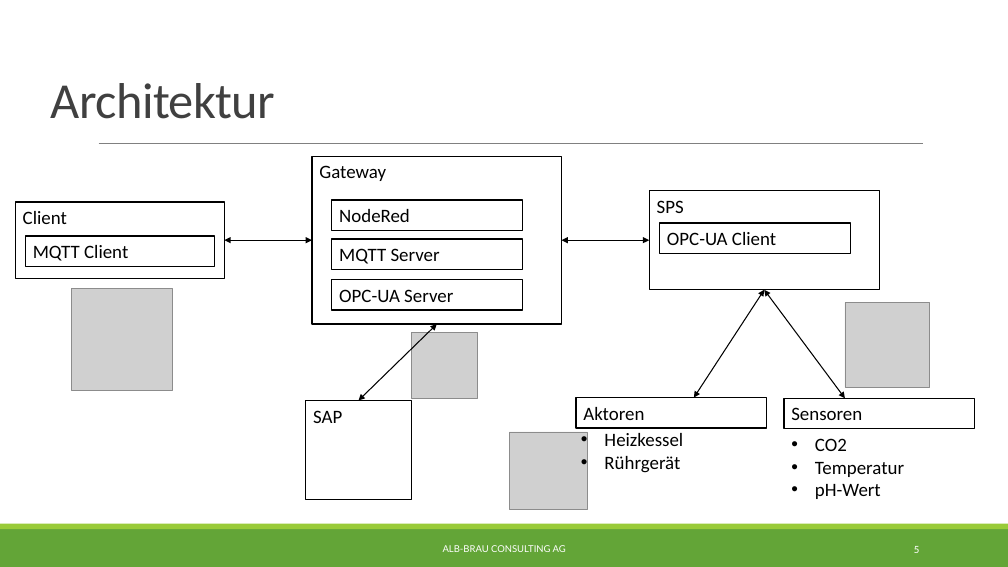
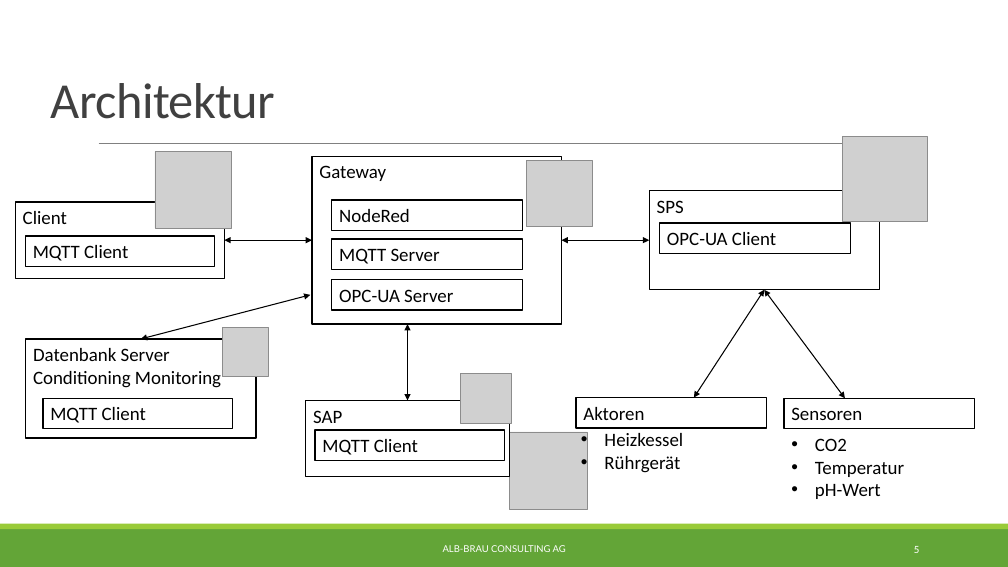
Before and after one commit to albae3333/DigitaleFabrik, a slide deck: slide 5 of Präsentation/Präsentation.pptx. Drawn at 1008x567 pixels with LibreOffice and Linux fonts; fonts in the diff are those of the drawing; grey boxes stand for pictures. Boxes give left, top, right and bottom in pixels: in the first picture for what was removed or moved away, otherwise in the second. Text is boxed around its words. In the diff, an @@ line names an element or a change of style, - is before the commit and + after.

```diff
--- a/Präsentation/Präsentation.pptx
+++ b/Präsentation/Präsentation.pptx
@@ picture: place and size @@
-picture at bbox=[845, 302, 930, 387]
+picture at bbox=[842, 137, 927, 222]
@@ picture: place and size @@
-picture at bbox=[71, 289, 172, 390]
+picture at bbox=[155, 152, 231, 228]
@@ picture: place and size @@
-picture at bbox=[411, 332, 478, 399]
+picture at bbox=[526, 160, 593, 227]
@@ double arrow added from (141, 339) to (310, 295), #000000 1 pt @@
@@ picture added at bbox=[222, 327, 268, 377] @@
@@ double arrow moved from (358, 401) - (437, 324) to (408, 401) - (408, 324) @@
@@ rectangle added at bbox=[26, 339, 256, 438], fill #FFFFFF, outline #000000 1.25 pt, 18 pt, text #000000 @@
+Datenbank Server Conditioning Monitoring
@@ picture added at bbox=[461, 374, 511, 424] @@
@@ rectangle added at bbox=[43, 399, 233, 429], fill #FFFFFF, outline #000000 1.25 pt, 18 pt, text #000000 @@
+MQTT Client
@@ rectangle "SAP": place and size @@
-rectangle "SAP" at bbox=[306, 401, 411, 500]
+rectangle "SAP" at bbox=[306, 401, 509, 477]
@@ rectangle added at bbox=[315, 430, 505, 461], fill #FFFFFF, outline #000000 1.25 pt, 18 pt, text #000000 @@
+MQTT Client
```
Also in this commit, not shown: 7 other slides changed, 2 slides added, 1 other file.
